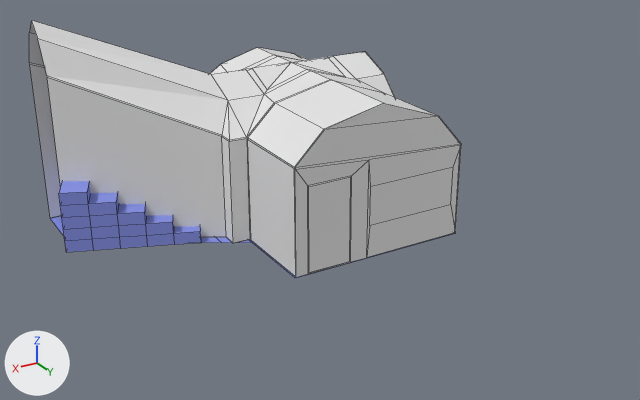
The Blender file File di blender/Massimo/struttura muraria.blend: old version first, new version second.
Before and after are seen from a 50 mm lens placed at (8.69, 14.17, 6.25), pointed at (2.41, 3.7, 1.01). Lighting does not change. The marker at lower left points along +X, +Y and +Z. Mesh edges are drawn as thin lines.

Names of what the first picture shows: 'Muri', 'Scala'.
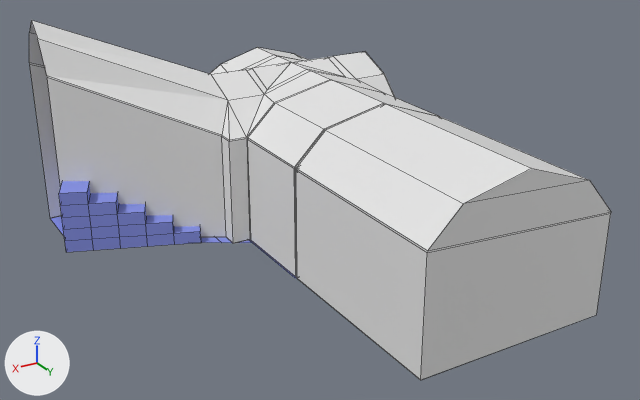
What differs and where, as boxes [x1, y1, x2, y2] in the pictures (640 x 400 px):
'Muri', reshaped (35% wider, 39% taller)
    before: [29, 20, 461, 278]
    after: [29, 20, 611, 380]
part 1 of me_plane_001, built on
    before: [309, 167, 453, 272]
    after: [295, 103, 611, 380]

What the commit changed:
me_plane_001 is used by ob_muri; location (0.0, 0.0, 0.0).
me_plane_001 had 137 vertices, 130 faces and spanned x 0.0..5.55, y -0.02..4.0, z 0.0..3.47.
me_plane_001 now has 168 vertices, 175 faces and spans x 0.0..5.55, y -0.02..7.05, z 0.0..3.47.
Part 1, on me_plane_001:
2 faces are deleted.
20 vertices are added at x 0.0..3.0, y 4.03, z 0.0..2.45.
11 new vertices lie (0.0, 3.02, 0.0) away from vertices in x 0.0..3.0, y 4.03, z 0.0..2.45.
47 new faces join them.
